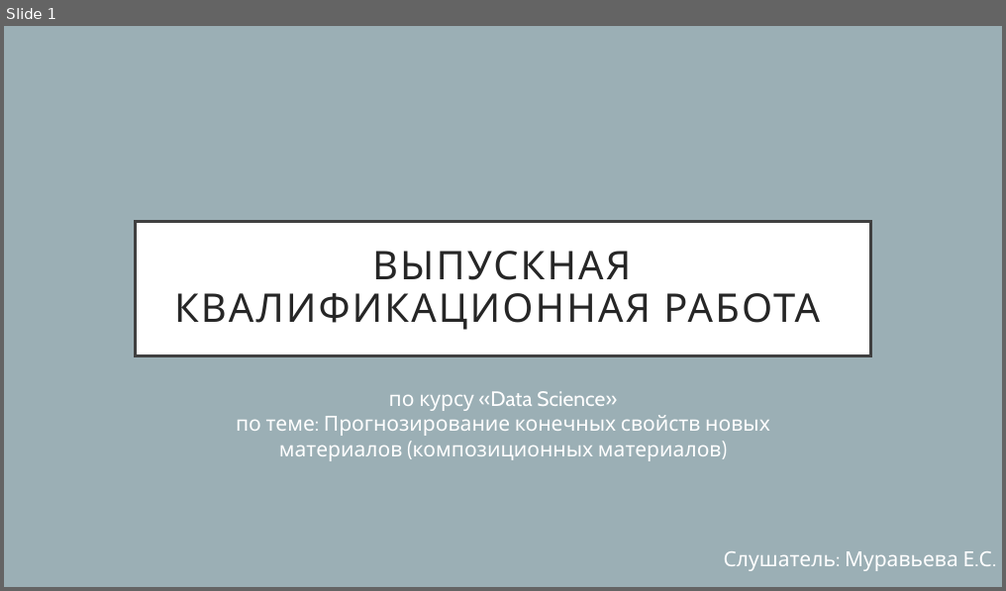
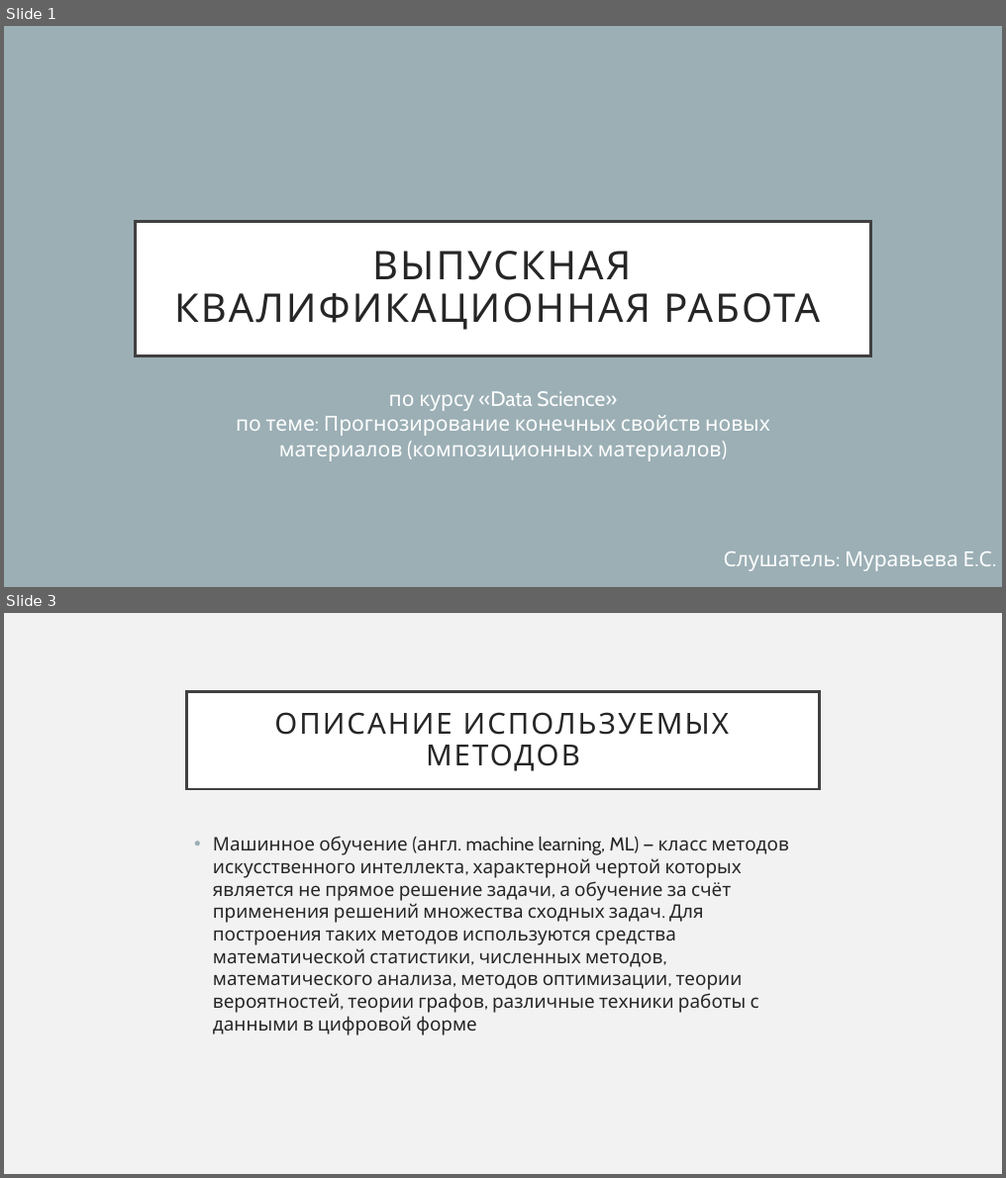
Before and after one commit to katushas009/bmstu_data_science_muraveva, a slide deck: ВКР_Муравьева.pptx. Shown one above the other, each under a label of ours: slide 1 before the commit, slides 1 and 3 after it; the slides between them are not shown. The pictures are 1006x591 and 1006x1178 pixels, drawn with LibreOffice and Linux fonts; fonts in the diff are those of the drawing. Boxes give left, top, right and bottom in pixels: in the first picture for what was removed or moved away, otherwise in the second. Text is boxed around its words. In the diff, an @@ line names an element or a change of style, - is before the commit and + after.

```diff
--- a/ВКР_Муравьева.pptx
+++ b/ВКР_Муравьева.pptx
@@ slide 3 added at box(4, 613, 1002, 1174), background #F2F2F2 @@
@@ title added at box(187, 691, 819, 789), fill #FFFFFF, outline #404040 2.5 pt, 28 pt, text #262626 @@
+ОПИСАНИЕ ИСПОЛЬЗУЕМЫХ МЕТОДОВ
@@ text added at box(213, 836, 789, 1036), 18 pt, text #262626 @@
+• Машинное обучение (англ. machine learning, ML) — класс методов искусственного интеллекта, характерной чертой которых является не прямое решение задачи, а обучение за счёт применения решений множества сходных задач. Для построения таких методов используются средства математической статистики, численных методов, математического анализа, методов оптимизации, теории вероятностей, теории графов, различные техники работы с данными в цифровой форме
```
Also in this commit, not shown: 9 other slides added, 1 other file.
